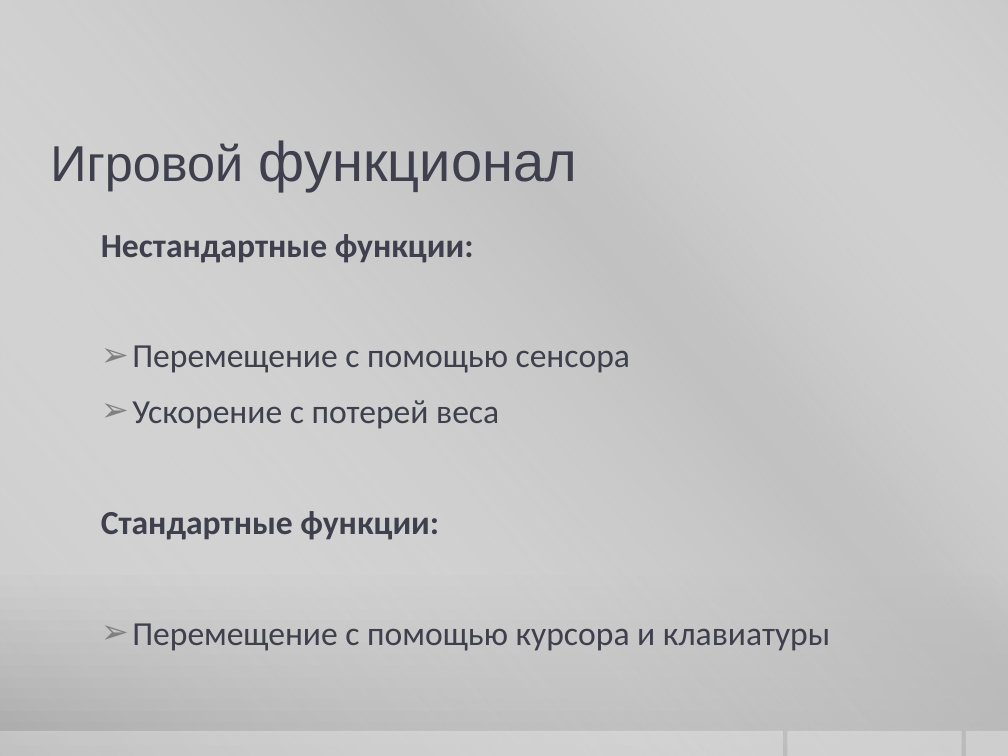
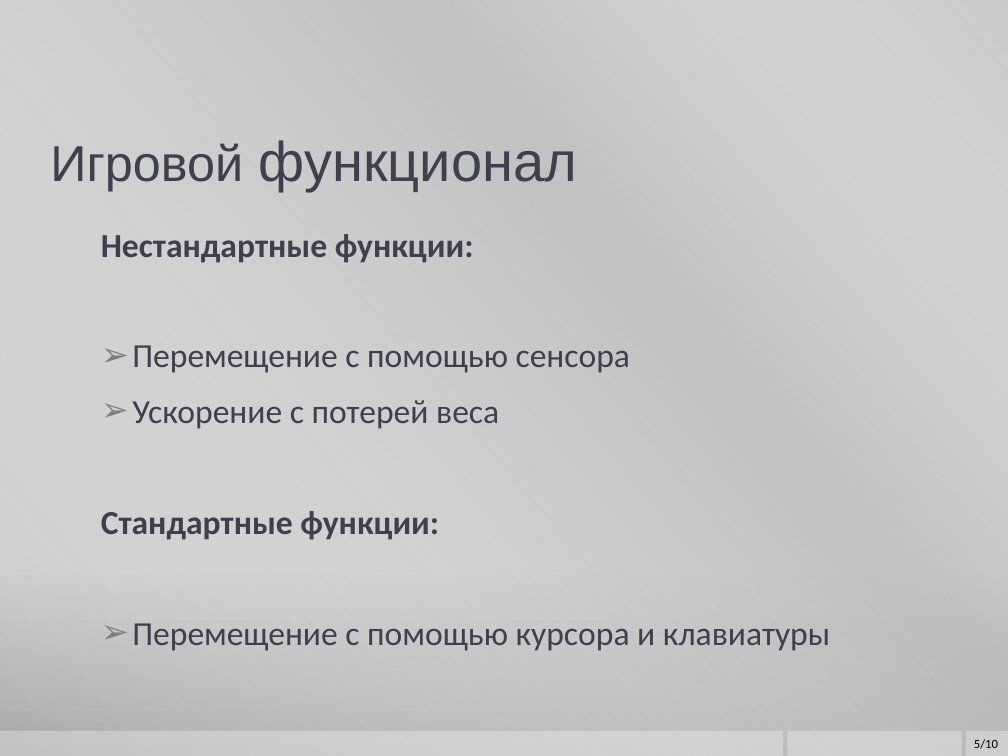
Before and after one commit to kenny5660/summer_game_2018, a slide deck: slide 5 of iPoint.io Presentation.pptx. Drawn at 1008x756 pixels with LibreOffice and Linux fonts; fonts in the diff are those of the drawing; background and template pictures are left out. Boxes give left, top, right and bottom in pixels: in the first picture for what was removed or moved away, otherwise in the second. Text is boxed around its words. In the diff, an @@ line names an element or a change of style, - is before the commit and + after.

```diff
--- a/iPoint.io Presentation.pptx
+++ b/iPoint.io Presentation.pptx
@@ text added at (x1=974, y1=739, x2=998, y2=749), 9 pt, text #000000 @@
+5/10
```
Also in this commit, not shown: 8 other slides changed.
